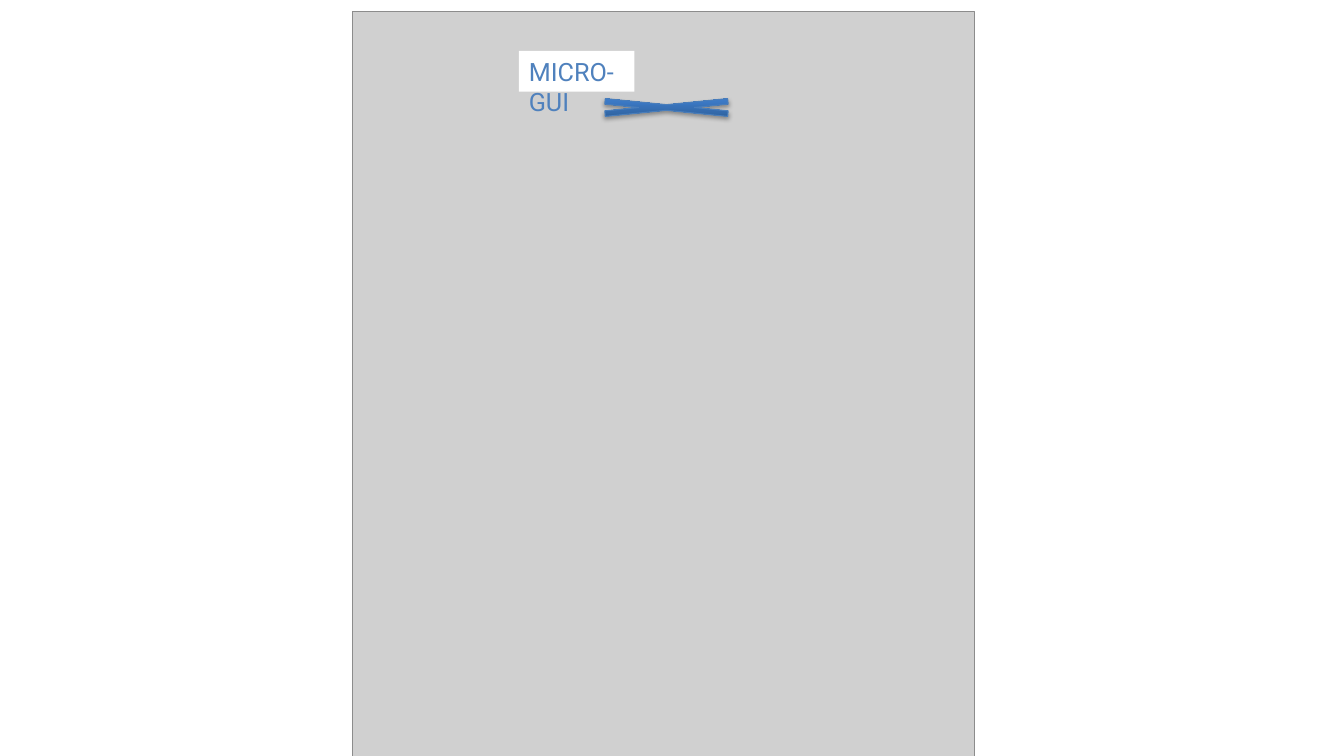
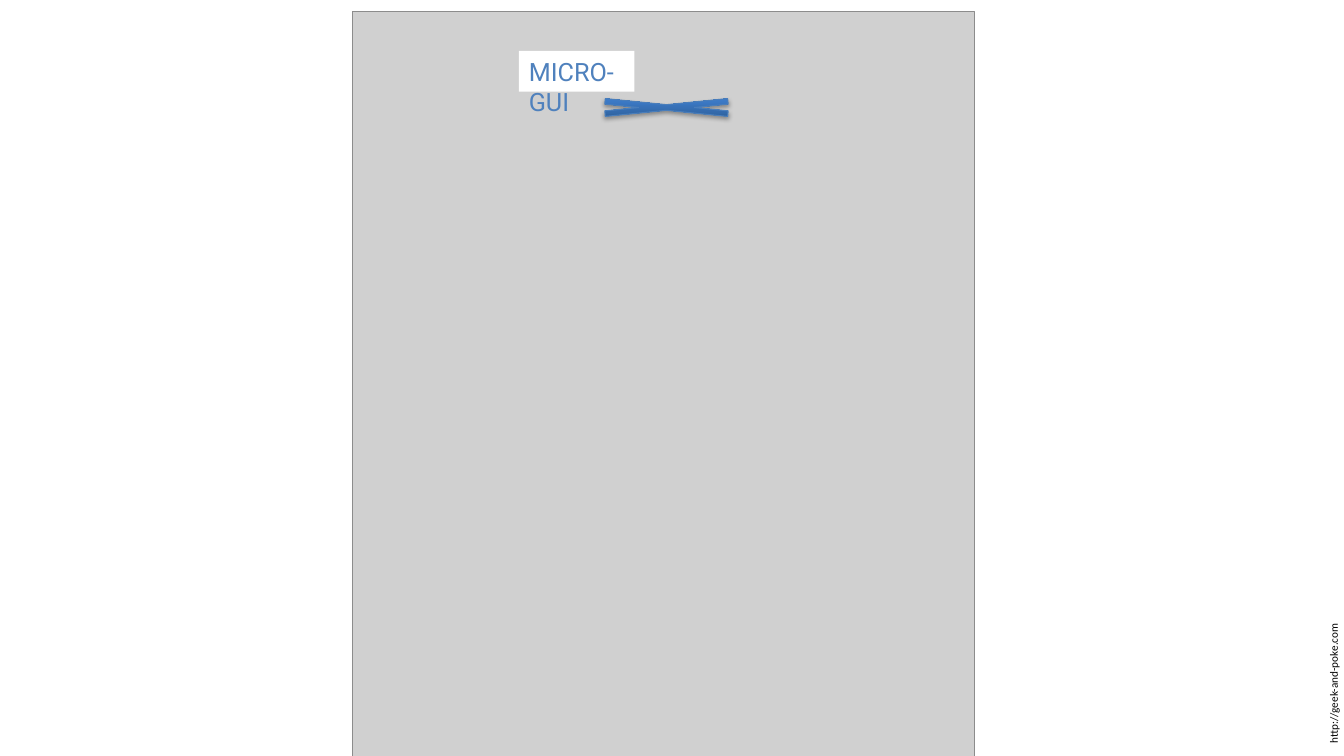
Before and after one commit to simoneggler/bat42, a slide deck: slide 4 of presentation-scion-workbench-bat42.pptx. Drawn at 1344x756 pixels with LibreOffice and Linux fonts; fonts in the diff are those of the drawing; grey boxes stand for pictures. Boxes give left, top, right and bottom in pixels: in the first picture for what was removed or moved away, otherwise in the second. Text is boxed around its words. In the diff, an @@ line names an element or a change of style, - is before the commit and + after.

```diff
--- a/presentation-scion-workbench-bat42.pptx
+++ b/presentation-scion-workbench-bat42.pptx
@@ text added at [1327,636,1341,740], 8 pt, text #000000 @@
+http://geek-and-poke.com
```
Also in this commit, not shown: 1 other slide changed, 3 slides added, 3 slides removed.
